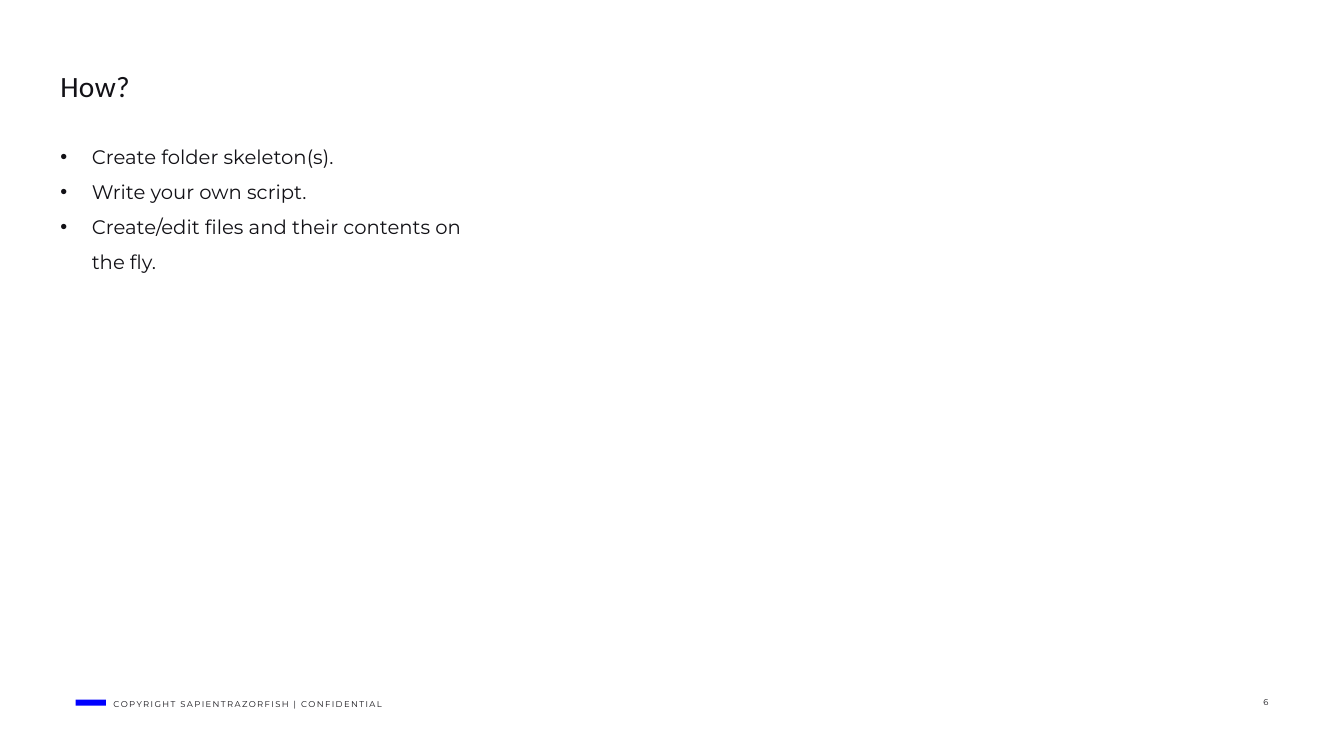
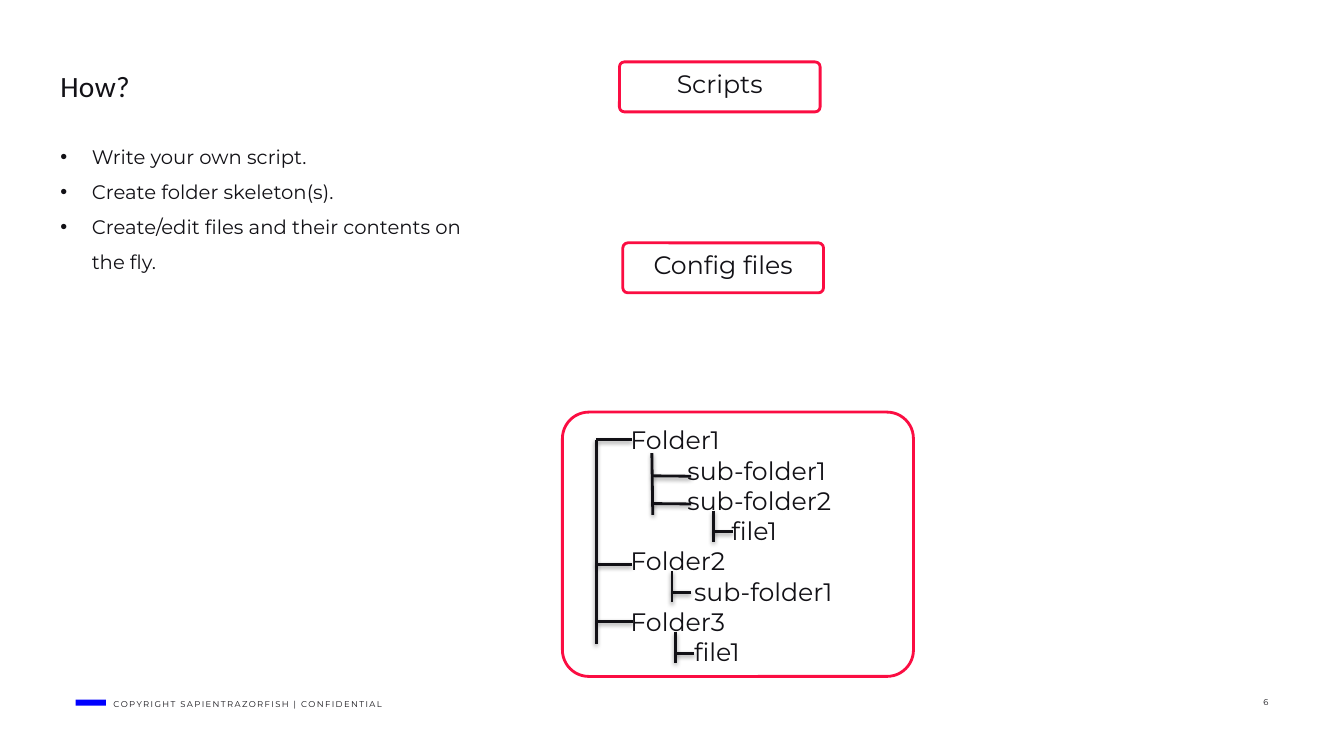
Before and after one commit to dalalayan1/shell-generator, a slide deck: slide 6 of generators.pptx. Drawn at 1344x756 pixels with LibreOffice and Linux fonts; fonts in the diff are those of the drawing. Boxes give left, top, right and bottom in pixels: in the first picture for what was removed or moved away, otherwise in the second. Text is boxed around its words. In the diff, an @@ line names an element or a change of style, - is before the commit and + after.

Commit message:
modified ppt

```diff
--- a/generators.pptx
+++ b/generators.pptx
@@ rounded rectangle added at [619,62,820,112], fill #FFFFFF, outline #FB0D42 2 pt, 18 pt, text #121116 @@
+Scripts
@@ text at [92,149,306,168]: paragraph added @@
+• Write your own script.
@@ text at [92,184,306,203]: paragraph removed @@
-• Write your own script.
@@ rounded rectangle added at [623,243,824,293], fill #FFFFFF, outline #FB0D42 2 pt, 18 pt, text #121116 @@
+Config files
@@ rounded rectangle added at [563,412,913,677], fill #FFFFFF, outline #FB0D42 2 pt, 18 pt, text #121116 @@
+Folder1
+sub-folder1
+sub-folder2
+file1
+Folder2
+sub-folder1
+Folder3
+file1
@@ line added from (596, 440) to (596, 644), #121116 2 pt @@
@@ line added from (596, 440) to (632, 440), #121116 2 pt @@
@@ line added from (652, 453) to (652, 515), #121116 2 pt @@
@@ line added from (652, 476) to (691, 476), #121116 2 pt @@
@@ line added from (652, 504) to (691, 504), #121116 2 pt @@
@@ line added from (714, 532) to (733, 532), #121116 2 pt @@
@@ line added from (714, 511) to (714, 541), #121116 2 pt @@
@@ line added from (596, 565) to (632, 565), #121116 2 pt @@
@@ line added from (671, 593) to (691, 593), #121116 2 pt @@
@@ line added from (671, 572) to (671, 602), #121116 2 pt @@
@@ line added from (598, 621) to (633, 621), #121116 2 pt @@
@@ line added from (676, 653) to (695, 653), #121116 2 pt @@
@@ line added from (676, 632) to (676, 663), #121116 2 pt @@
```
Also in this commit, not shown: 5 other slides changed, 1 slide added.
